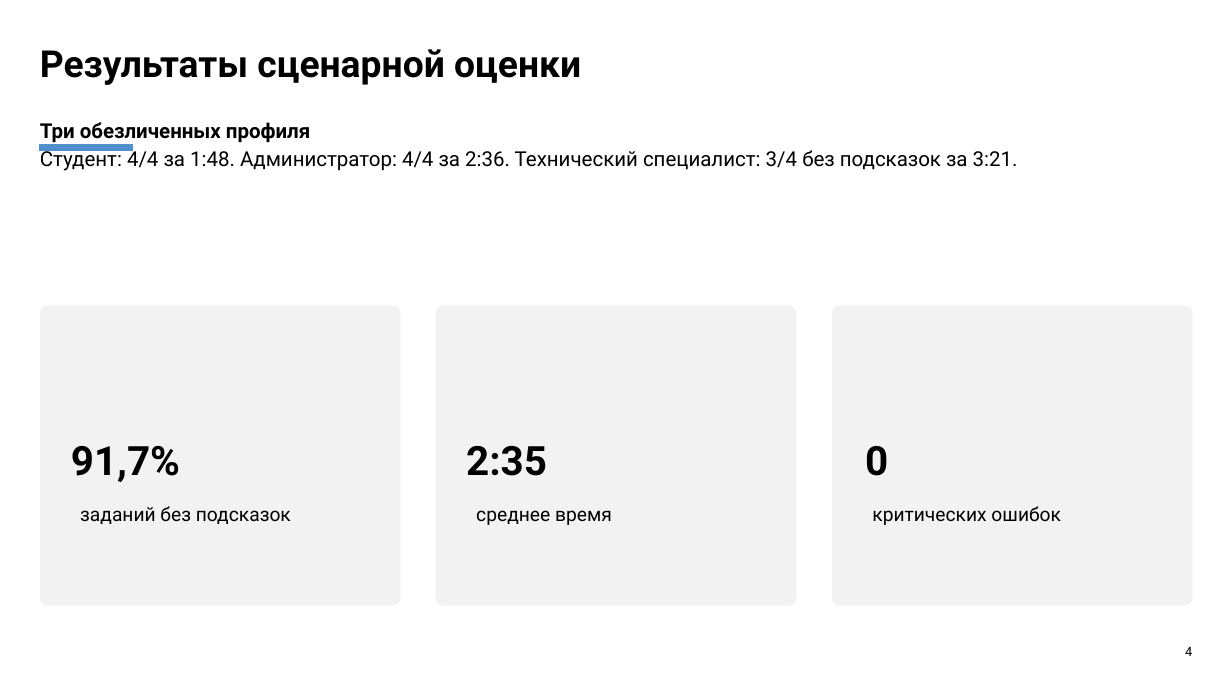
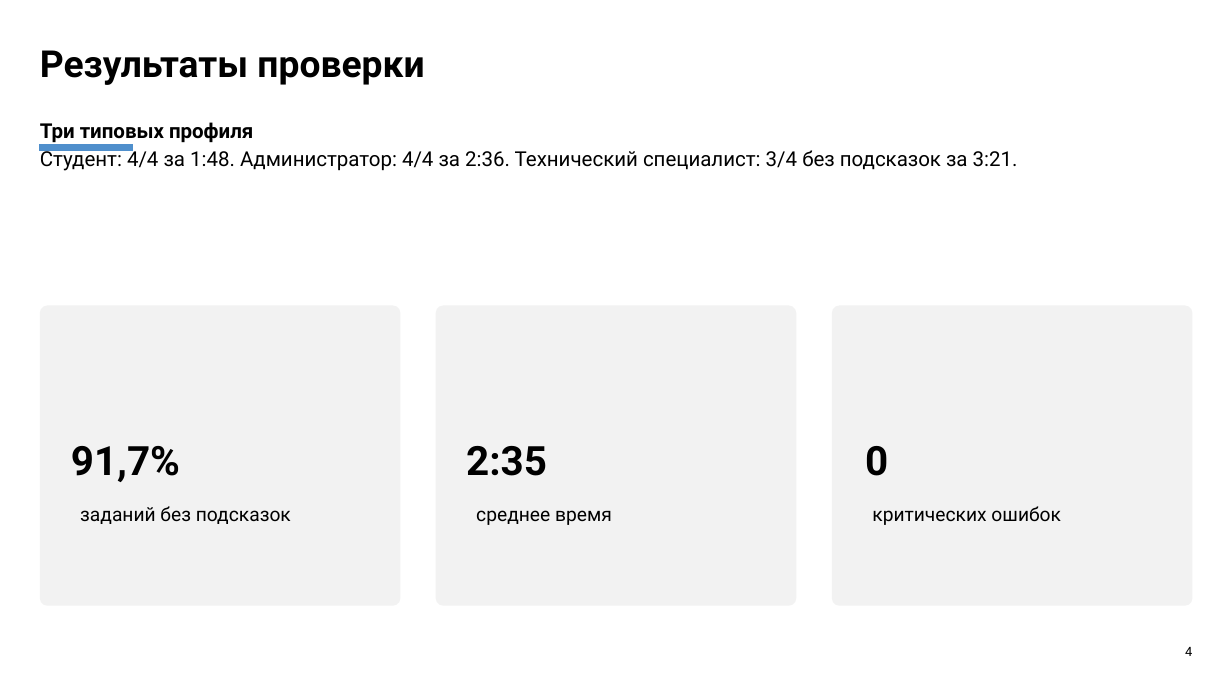
Before and after one commit to lattelix/druzhba-notes-practice, a slide deck: slide 4 of materials/ПП1_Презентация_кейс_5_Дружба_Notes.pptx. Drawn at 1232x693 pixels with LibreOffice and Linux fonts; fonts in the diff are those of the drawing. Boxes give left, top, right and bottom in pixels: in the first picture for what was removed or moved away, otherwise in the second. Text is boxed around its words. In the diff, an @@ line names an element or a change of style, - is before the commit and + after.

```diff
--- a/materials/ПП1_Презентация_кейс_5_Дружба_Notes.pptx
+++ b/materials/ПП1_Презентация_кейс_5_Дружба_Notes.pptx
@@ text at bbox=[40, 50, 424, 85]: text changed @@
-Результаты сценарной оценки
+Результаты проверки
@@ text at bbox=[40, 122, 253, 143]: text changed @@
-Три обезличенных профиля
+Три типовых профиля
```
Also in this commit, not shown: 4 other slides changed, 2 other files.
